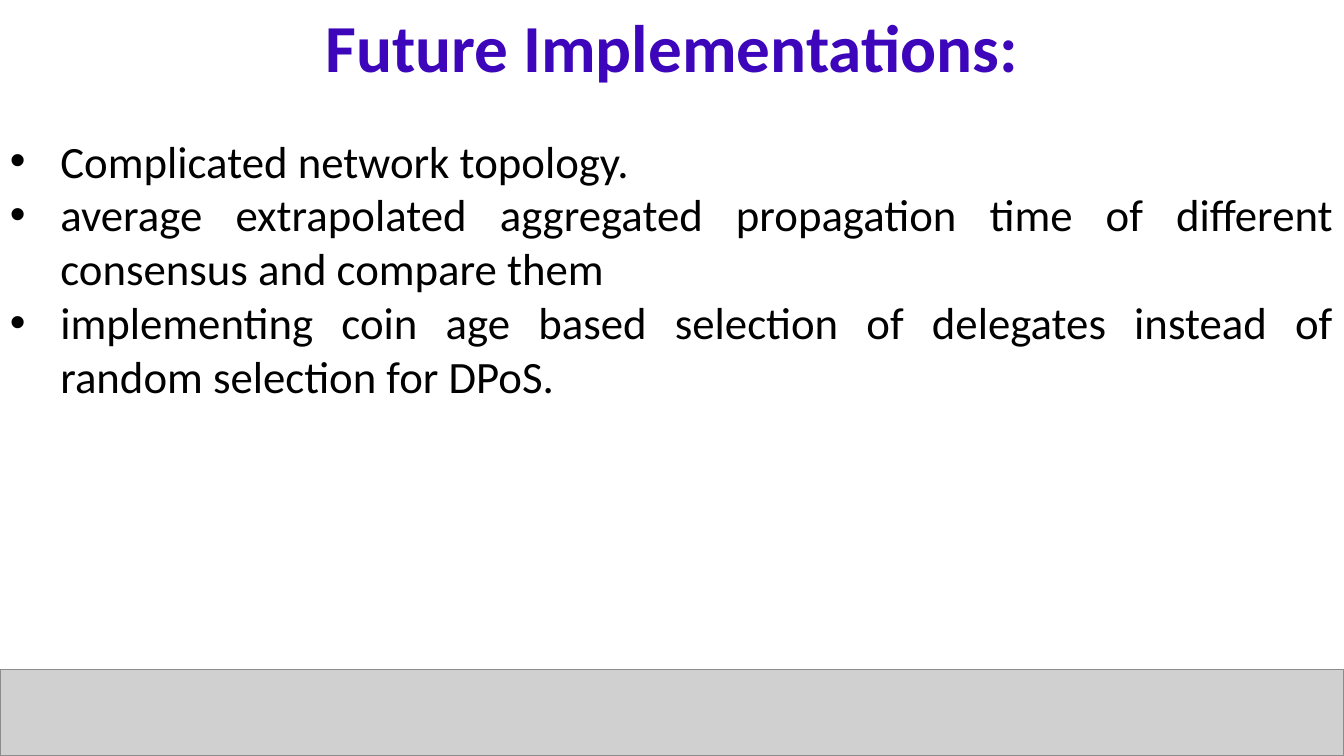
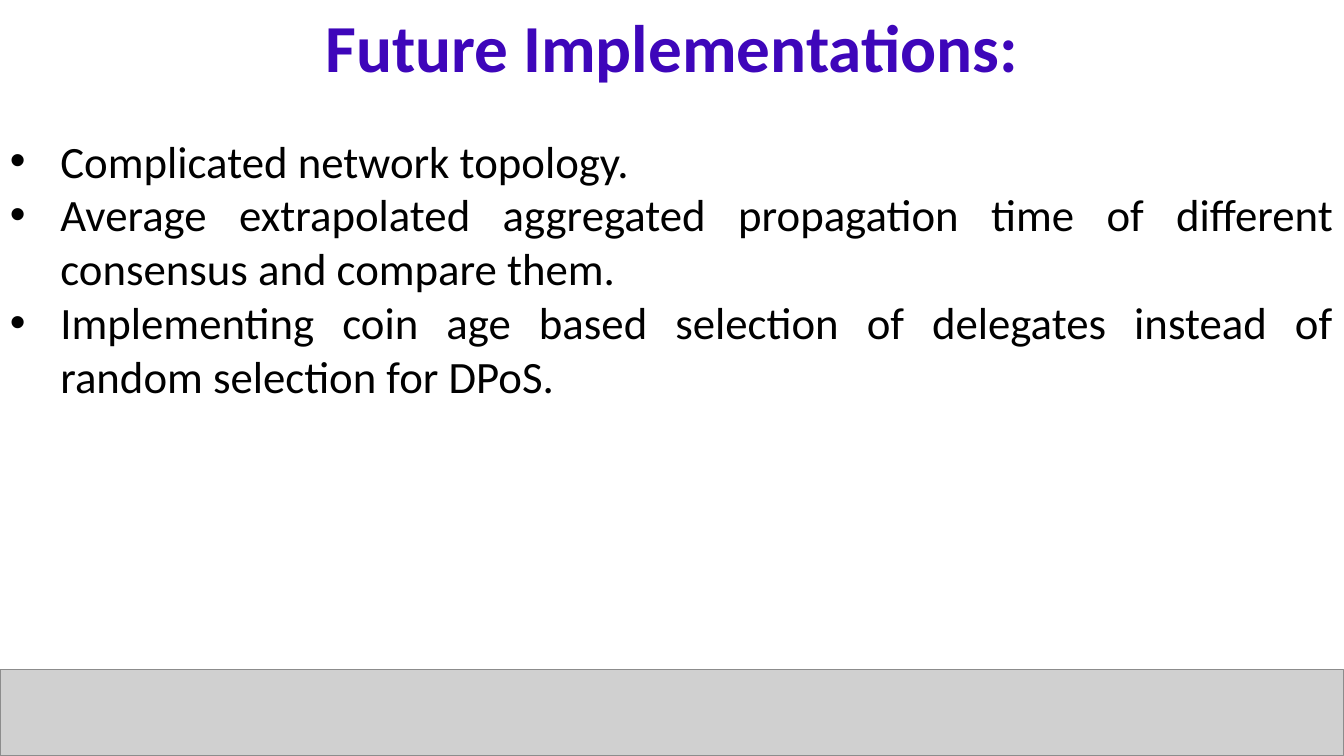
Before and after one commit to naveentiragati/bcs, a slide deck: slide 20 of EXCRED.pptx (slide 15 before the commit). Drawn at 1344x756 pixels with LibreOffice and Linux fonts; fonts in the diff are those of the drawing; grey boxes stand for pictures. Boxes give left, top, right and bottom in pixels: in the first picture for what was removed or moved away, otherwise in the second. Text is boxed around its words. In the diff, an @@ line names an element or a change of style, - is before the commit and + after.

```diff
--- a/EXCRED.pptx
+++ b/EXCRED.pptx
@@ text at bbox=[60, 200, 1333, 394]: text changed @@
-• average extrapolated aggregated propagation time of different consensus and compare them
-• implementing coin age based selection of delegates instead of random selection for DPoS.
+• Average extrapolated aggregated propagation time of different consensus and compare them.
+• Implementing coin age based selection of delegates instead of random selection for DPoS.
```
Also in this commit, not shown: 4 other slides changed, 5 slides added, 2 slides removed, 1 other file.
